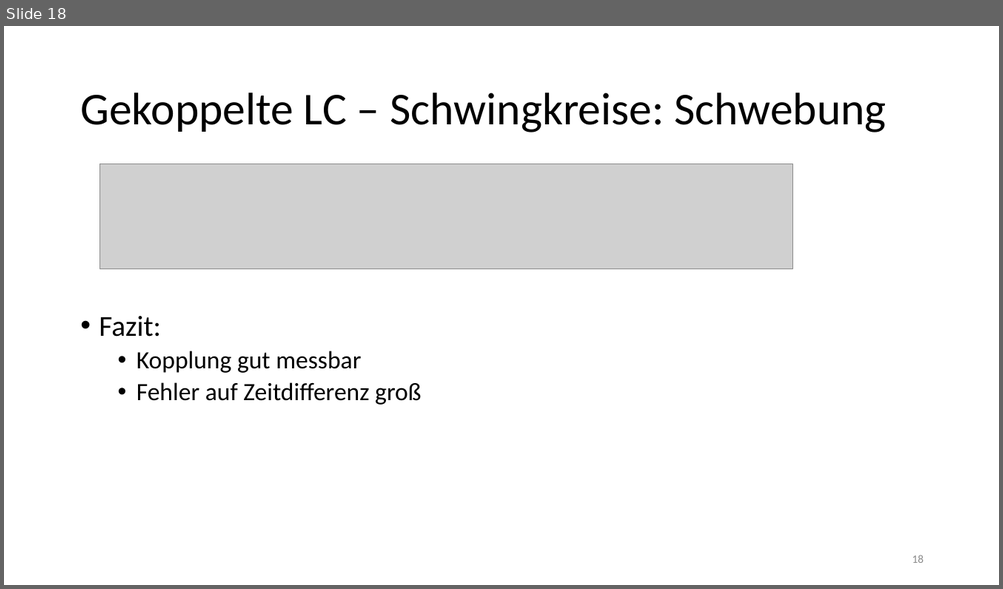
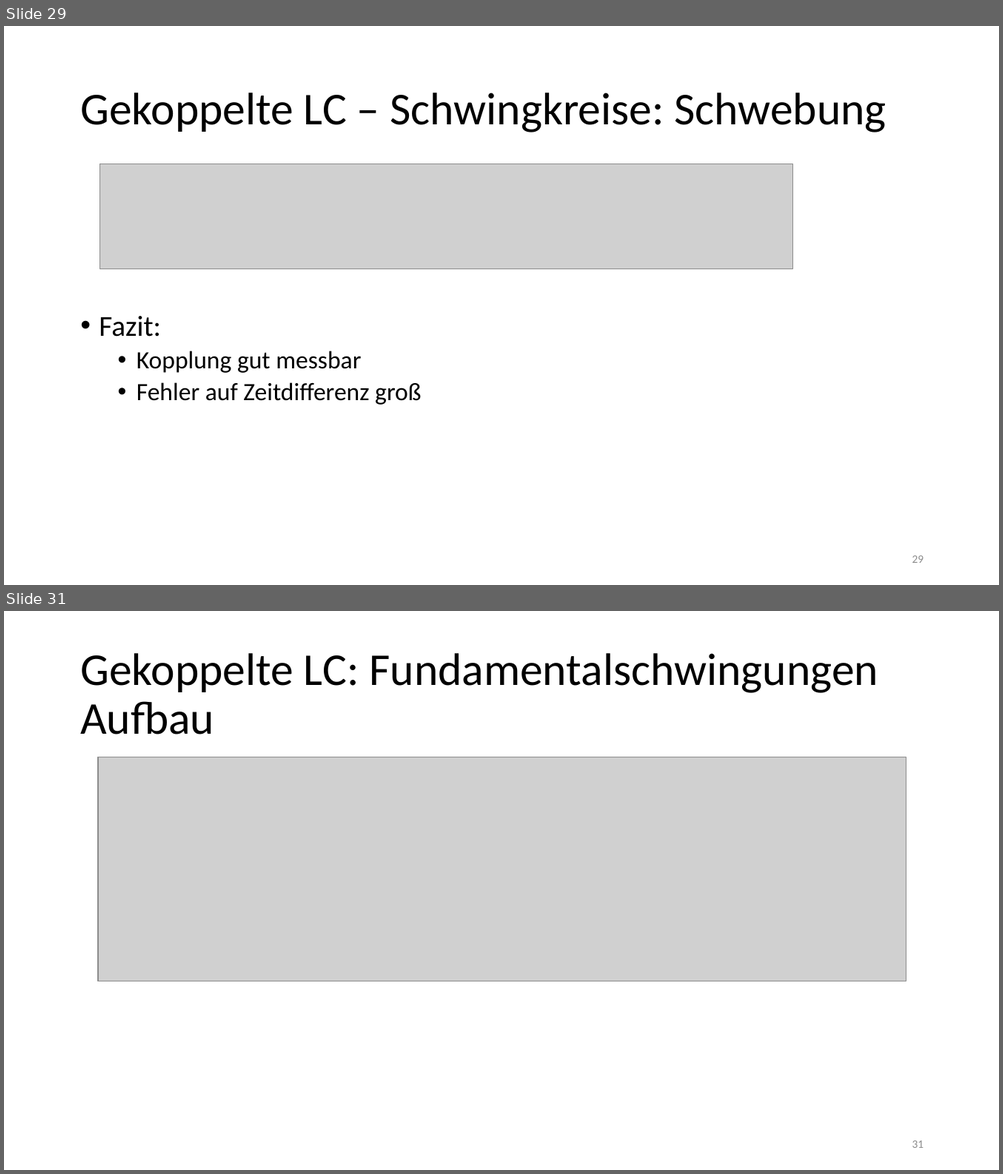
Before and after one commit to thewhitecat/grundpraktikum1, a slide deck: Elektronik/Elektronik.pptx. Shown one above the other, each under a label of ours: slide 18 before the commit, slides 29 and 31 after it; the slides between them are not shown. The pictures are 1003x589 and 1003x1174 pixels, drawn with LibreOffice and Linux fonts; fonts in the diff are those of the drawing; grey boxes stand for pictures. Boxes give left, top, right and bottom in pixels: in the first picture for what was removed or moved away, otherwise in the second. Text is boxed around its words. In the diff, an @@ line names an element or a change of style, - is before the commit and + after.

```diff
--- a/Elektronik/Elektronik.pptx
+++ b/Elektronik/Elektronik.pptx
@@ slide 31 added at [4,611,999,1170], background #FFFFFF @@
@@ title added at [80,653,878,735], 44 pt, text #000000 @@
+Gekoppelte LC: Fundamentalschwingungen
+Aufbau
@@ picture added at [98,758,906,982] @@
@@ page number added at [912,1141,924,1148], 11 pt, text #8C8C8C @@
+31
@@ what was slide 18 is now slide 29 @@
@@ page number at [912,556,924,563]: text changed @@
-18
+29
```
Also in this commit, not shown: 2 slides changed, 14 other slides added.
